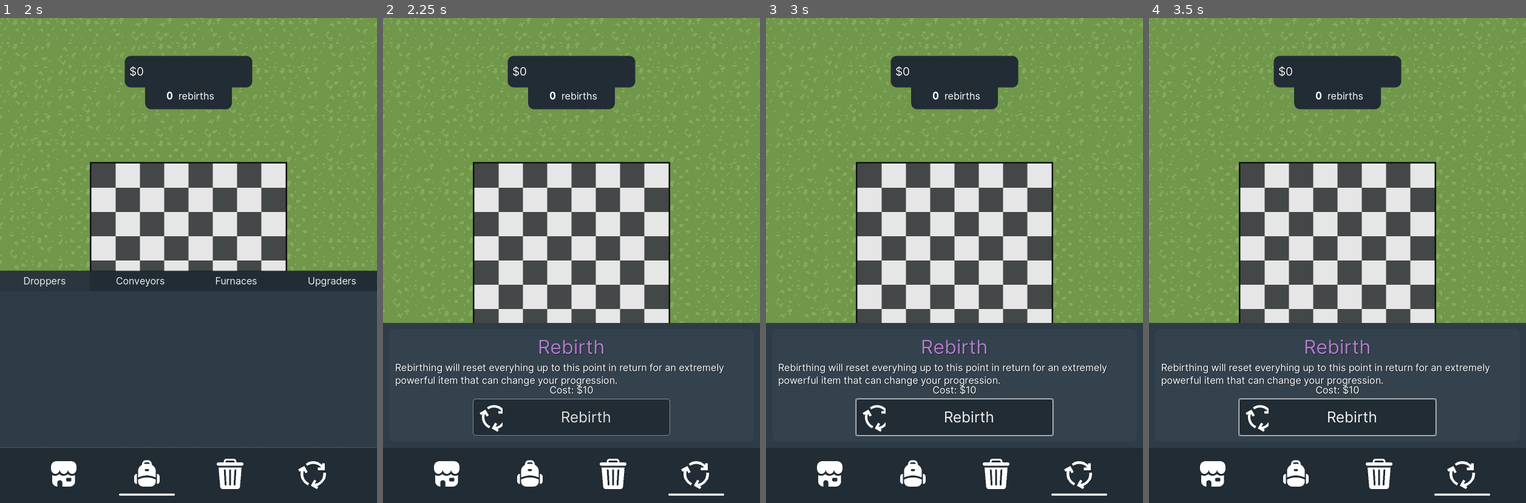
Above: before the commit, frames 1-4 (left to right).
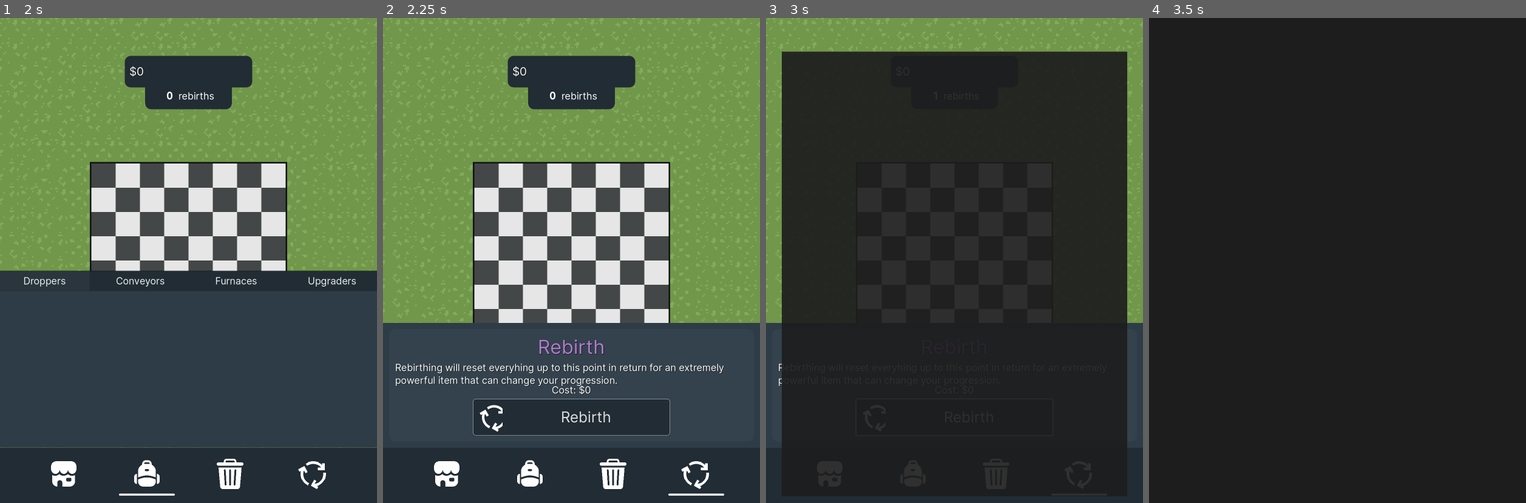
Above: after the commit, the same moments.

Repository: bencerr/Factory-Frontier
Game: Godot game, scene res://scenes/main.tscn
The game is run twice, just before and just after one commit, with the same random seed, the same clock (stepped at 60 frames per second) and the same inputs.
Inputs (mouse positions are in pixels of both pictures, inside the frame that each line leads up to):
- Up to frame 1 (2 s): click (64, 473) at 0.5 s; click (147, 473) at 1.25 s
- Up to frame 2 (2.25 s): click (695, 473) at 2 s
- Up to frame 3 (3 s): click "Rebirth" at 2.75 s
- Up to frame 4 (3.5 s): no input

Frame 1 is identical in both runs. In frame 2, 0.1% of the frame differs, in the area x 44-56%, y 75-78%; in frame 3, 69%; in frame 4, 82%, in the area x 0-100%, y 0-99%.

Commit message:
More rebirth items, removed item_name for resource file name

Diff:
--- /dev/null
+++ b/scenes/items/data/Giant Diamond Dropper.tres
@@ -0,0 +1,10 @@
+[gd_resource type="Resource" script_class="ItemData" load_steps=2 format=3 uid="uid://dt8rlf7xe24wy"]
+
+[ext_resource type="Script" path="res://scripts/item_data.gd" id="1_5cgx5"]
+
+[resource]
+script = ExtResource("1_5cgx5")
+item_name = ""
+item_type = 0
+price = 0.0
+rarity = 1
--- /dev/null
+++ b/scenes/items/data/Huge Diamond Mine.tres
@@ -0,0 +1,10 @@
+[gd_resource type="Resource" script_class="ItemData" load_steps=2 format=3 uid="uid://k8qkgsigduwt"]
+
+[ext_resource type="Script" path="res://scripts/item_data.gd" id="1_emlfw"]
+
+[resource]
+script = ExtResource("1_emlfw")
+item_name = "Huge Diamond Mine"
+item_type = 0
+price = 0.0
+rarity = 1
--- a/scenes/items/data/Ore Value Displayer.tres
+++ b/scenes/items/data/Ore Value Displayer.tres
@@ -4,7 +4,6 @@
 
 [resource]
 script = ExtResource("1_lvofa")
-item_name = "Ore Value Displayer"
 item_type = 2
 price = 500.0
 rarity = 0
--- /dev/null
+++ b/scenes/items/data/Ore Washer.tres
@@ -0,0 +1,9 @@
+[gd_resource type="Resource" script_class="ItemData" load_steps=2 format=3 uid="uid://d0me6jslfhtbw"]
+
+[ext_resource type="Script" path="res://scripts/item_data.gd" id="1_5w5rm"]
+
+[resource]
+script = ExtResource("1_5w5rm")
+item_type = 2
+price = 2.08165e-12
+rarity = 1
--- /dev/null
+++ b/scenes/items/data/Portable Upgrader.tres
@@ -0,0 +1,9 @@
+[gd_resource type="Resource" script_class="ItemData" load_steps=2 format=3 uid="uid://erle8jhqlfcf"]
+
+[ext_resource type="Script" path="res://scripts/item_data.gd" id="1_hah0s"]
+
+[resource]
+script = ExtResource("1_hah0s")
+item_type = 2
+price = 2.08165e-12
+rarity = 1
--- /dev/null
+++ b/scenes/items/data/Pure Diamond Miner.tres
@@ -0,0 +1,9 @@
+[gd_resource type="Resource" script_class="ItemData" load_steps=2 format=3 uid="uid://bl4clgwruu4r8"]
+
+[ext_resource type="Script" path="res://scripts/item_data.gd" id="1_fufa5"]
+
+[resource]
+script = ExtResource("1_fufa5")
+item_type = 0
+price = 0.0
+rarity = 1
--- /dev/null
+++ b/scenes/items/data/Quantom Ore Enchancer.tres
@@ -0,0 +1,9 @@
+[gd_resource type="Resource" script_class="ItemData" load_steps=2 format=3 uid="uid://dgmk7kjgod77c"]
+
+[ext_resource type="Script" path="res://scripts/item_data.gd" id="1_pswdg"]
+
+[resource]
+script = ExtResource("1_pswdg")
+item_type = 2
+price = 2.08165e-12
+rarity = 1
--- /dev/null
+++ b/scenes/items/data/Rooted Upgrader.tres
@@ -0,0 +1,9 @@
+[gd_resource type="Resource" script_class="ItemData" load_steps=2 format=3 uid="uid://b7ffui00nkpew"]
+
+[ext_resource type="Script" path="res://scripts/item_data.gd" id="1_v0wal"]
+
+[resource]
+script = ExtResource("1_v0wal")
+item_type = 2
+price = 2.08165e-12
+rarity = 1
--- a/scenes/items/droppers/Basic Dropper.tscn
+++ b/scenes/items/droppers/Basic Dropper.tscn
@@ -9,13 +9,10 @@
 
 [sub_resource type="AtlasTexture" id="AtlasTexture_12nm7"]
 atlas = ExtResource("6_26tdf")
-region = Rect2(2.08165e-12, 16, 16, 16)
-
-[sub_resource type="AtlasTexture" id="AtlasTexture_lbncb"]
-atlas = ExtResource("6_26tdf")
-region = Rect2(2.08165e-12, 2.08165e-12, 16, 16)
+region = Rect2(2.08165e-12, 2.08165e-12, 16, 32)
 
 [node name="Basic Dropper" type="Node2D"]
+position = Vector2(2.08165e-12, 2.08165e-12)
 script = ExtResource("1_r10l2")
 sprite = ExtResource("2_eenqf")
 item_data = ExtResource("3_hbpvh")
@@ -36,14 +33,9 @@
 
 [node name="Sprite2D" type="Sprite2D" parent="."]
 z_index = 1
+position = Vector2(-8, 2.08165e-12)
 rotation = -1.5708
 texture = SubResource("AtlasTexture_12nm7")
-
-[node name="Sprite2D2" type="Sprite2D" parent="."]
-z_index = 1
-position = Vector2(-16, 0)
-rotation = -1.5708
-texture = SubResource("AtlasTexture_lbncb")
 
 [node name="Hold" type="Node2D" parent="."]
 position = Vector2(8, 0)
--- /dev/null
+++ b/scenes/items/droppers/Giant Diamond Dropper.tscn
@@ -0,0 +1,43 @@
+[gd_scene load_steps=8 format=3 uid="uid://bq7ebvah1oq7h"]
+
+[ext_resource type="Script" path="res://scripts/dropper.gd" id="1_s2dwy"]
+[ext_resource type="PackedScene" uid="uid://cpu2u01x5y037" path="res://scenes/items/ores/ore1.tscn" id="2_0ef8o"]
+[ext_resource type="Resource" uid="uid://dt8rlf7xe24wy" path="res://scenes/items/data/Giant Diamond Dropper.tres" id="3_u2qma"]
+[ext_resource type="PackedScene" uid="uid://cotn4ygsivl1t" path="res://scenes/detector.tscn" id="4_a1tmg"]
+[ext_resource type="Texture2D" uid="uid://c01w26c34fqq2" path="res://sprites/tilesets/Hana Caraka Cozy Island - Free/shadow-circle.png" id="5_2ww5b"]
+[ext_resource type="Texture2D" uid="uid://x170ht5e5l05" path="res://sprites/tilesets/droppers.png" id="6_jxqyi"]
+
+[sub_resource type="AtlasTexture" id="AtlasTexture_12nm7"]
+atlas = ExtResource("6_jxqyi")
+region = Rect2(2.08165e-12, 36, 16, 22)
+
+[node name="Giant Diamond Dropper" type="Node2D"]
+script = ExtResource("1_s2dwy")
+sprite = ExtResource("2_0ef8o")
+item_data = ExtResource("3_u2qma")
+
+[node name="Timer" type="Timer" parent="."]
+wait_time = 1.5
+one_shot = true
+autostart = true
+
+[node name="Detector" parent="." instance=ExtResource("4_a1tmg")]
+position = Vector2(16, 2.08165e-12)
+
+[node name="Shadow" type="Sprite2D" parent="."]
+modulate = Color(1, 1, 1, 0.431373)
+position = Vector2(1, -1)
+scale = Vector2(0.1875, 0.1875)
+texture = ExtResource("5_2ww5b")
+
+[node name="Sprite2D" type="Sprite2D" parent="."]
+z_index = 1
+position = Vector2(1.19209e-07, -4)
+scale = Vector2(0.8125, 0.8125)
+texture = SubResource("AtlasTexture_12nm7")
+
+[node name="Hold" type="Node2D" parent="."]
+position = Vector2(8, 0)
+
+[connection signal="timeout" from="Timer" to="." method="_on_timer_timeout"]
+[connection signal="belt_detected" from="Detector" to="." method="_on_detector_belt_detected"]
--- /dev/null
+++ b/scenes/items/droppers/Pure Diamond Miner.tscn
@@ -0,0 +1,42 @@
+[gd_scene load_steps=8 format=3 uid="uid://by4uqdc8atobv"]
+
+[ext_resource type="Script" path="res://scripts/dropper.gd" id="1_t6l2h"]
+[ext_resource type="PackedScene" uid="uid://cpu2u01x5y037" path="res://scenes/items/ores/ore1.tscn" id="2_sm3hu"]
+[ext_resource type="Resource" uid="uid://dt8rlf7xe24wy" path="res://scenes/items/data/Giant Diamond Dropper.tres" id="3_i0w04"]
+[ext_resource type="PackedScene" uid="uid://cotn4ygsivl1t" path="res://scenes/detector.tscn" id="4_ect0w"]
+[ext_resource type="Texture2D" uid="uid://c01w26c34fqq2" path="res://sprites/tilesets/Hana Caraka Cozy Island - Free/shadow-circle.png" id="5_axllu"]
+[ext_resource type="Texture2D" uid="uid://x170ht5e5l05" path="res://sprites/tilesets/droppers.png" id="6_v7n00"]
+
+[sub_resource type="AtlasTexture" id="AtlasTexture_12nm7"]
+atlas = ExtResource("6_v7n00")
+region = Rect2(16, 36, 16, 22)
+
+[node name="Giant Diamond Dropper" type="Node2D"]
+script = ExtResource("1_t6l2h")
+sprite = ExtResource("2_sm3hu")
+item_data = ExtResource("3_i0w04")
+
+[node name="Timer" type="Timer" parent="."]
+wait_time = 1.5
+one_shot = true
+autostart = true
+
+[node name="Detector" parent="." instance=ExtResource("4_ect0w")]
+position = Vector2(16, 2.08165e-12)
+
+[node name="Shadow" type="Sprite2D" parent="."]
+modulate = Color(1, 1, 1, 0.431373)
+position = Vector2(1, -1)
+scale = Vector2(0.1875, 0.1875)
+texture = ExtResource("5_axllu")
+
+[node name="Sprite2D" type="Sprite2D" parent="."]
+z_index = 1
+position = Vector2(0, -5)
+texture = SubResource("AtlasTexture_12nm7")
+
+[node name="Hold" type="Node2D" parent="."]
+position = Vector2(8, 0)
+
+[connection signal="timeout" from="Timer" to="." method="_on_timer_timeout"]
+[connection signal="belt_detected" from="Detector" to="." method="_on_detector_belt_detected"]
--- /dev/null
+++ b/scenes/items/upgraders/Ore Washer.tscn
@@ -0,0 +1,49 @@
+[gd_scene load_steps=10 format=3 uid="uid://cfmiok2nltiks"]
+
+[ext_resource type="Script" path="res://scripts/upgrader.gd" id="1_1fihr"]
+[ext_resource type="Resource" uid="uid://d0me6jslfhtbw" path="res://scenes/items/data/Ore Washer.tres" id="2_lyllv"]
+[ext_resource type="PackedScene" uid="uid://cotn4ygsivl1t" path="res://scenes/detector.tscn" id="3_6hr1d"]
+[ext_resource type="Script" path="res://scripts/item_holder.gd" id="4_2um7e"]
+[ext_resource type="Texture2D" uid="uid://cp6nsmve6g5ak" path="res://sprites/tilesets/upgraders-layer-3.png" id="4_qfop4"]
+[ext_resource type="Texture2D" uid="uid://bq7tbjciavufv" path="res://sprites/tilesets/upgraders-layer-2.png" id="6_d4vrv"]
+
+[sub_resource type="RectangleShape2D" id="RectangleShape2D_k4ei5"]
+size = Vector2(16, 16)
+
+[sub_resource type="AtlasTexture" id="AtlasTexture_m3ldd"]
+atlas = ExtResource("6_d4vrv")
+region = Rect2(32, 32, 16, 48)
+
+[sub_resource type="AtlasTexture" id="AtlasTexture_aiqqi"]
+atlas = ExtResource("4_qfop4")
+region = Rect2(32, 32, 16, 48)
+
+[node name="Upgrader" type="Area2D"]
+z_index = 1
+position = Vector2(2.08165e-12, 2.08165e-12)
+gravity_point_center = Vector2(2.08165e-12, -10)
+gravity_direction = Vector2(2.08165e-12, -10)
+gravity = 8.52651e-14
+script = ExtResource("1_1fihr")
+item_data = ExtResource("2_lyllv")
+multiplier = 2.0
+
+[node name="CollisionShape2D" type="CollisionShape2D" parent="."]
+shape = SubResource("RectangleShape2D_k4ei5")
+
+[node name="Detector" parent="." instance=ExtResource("3_6hr1d")]
+
+[node name="Sprite2D2" type="Sprite2D" parent="."]
+position = Vector2(-2.08165e-12, 0)
+texture = SubResource("AtlasTexture_m3ldd")
+
+[node name="ItemHolder" type="Node2D" parent="."]
+script = ExtResource("4_2um7e")
+
+[node name="Sprite2D3" type="Sprite2D" parent="."]
+z_index = 3
+position = Vector2(-2.08165e-12, 0)
+texture = SubResource("AtlasTexture_aiqqi")
+
+[connection signal="belt_detected" from="Detector" to="." method="_on_detector_belt_detected"]
+[connection signal="item_held" from="ItemHolder" to="." method="_on_item_holder_item_held"]
--- /dev/null
+++ b/scenes/items/upgraders/Portable Upgrader.tscn
@@ -0,0 +1,49 @@
+[gd_scene load_steps=10 format=3 uid="uid://duvuyhjru63uo"]
+
+[ext_resource type="Script" path="res://scripts/upgrader.gd" id="1_y0iuf"]
+[ext_resource type="Resource" uid="uid://erle8jhqlfcf" path="res://scenes/items/data/Portable Upgrader.tres" id="2_x5u8e"]
+[ext_resource type="PackedScene" uid="uid://cotn4ygsivl1t" path="res://scenes/detector.tscn" id="3_emhw7"]
+[ext_resource type="Texture2D" uid="uid://bq7tbjciavufv" path="res://sprites/tilesets/upgraders-layer-2.png" id="4_f5w6r"]
+[ext_resource type="Script" path="res://scripts/item_holder.gd" id="5_tmhpu"]
+[ext_resource type="Texture2D" uid="uid://cp6nsmve6g5ak" path="res://sprites/tilesets/upgraders-layer-3.png" id="6_wfymi"]
+
+[sub_resource type="RectangleShape2D" id="RectangleShape2D_k4ei5"]
+size = Vector2(16, 16)
+
+[sub_resource type="AtlasTexture" id="AtlasTexture_m3ldd"]
+atlas = ExtResource("4_f5w6r")
+region = Rect2(48, 32, 16, 48)
+
+[sub_resource type="AtlasTexture" id="AtlasTexture_aiqqi"]
+atlas = ExtResource("6_wfymi")
+region = Rect2(48, 32, 16, 48)
+
+[node name="Upgrader" type="Area2D"]
+z_index = 1
+position = Vector2(2.08165e-12, 2.08165e-12)
+gravity_point_center = Vector2(2.08165e-12, -10)
+gravity_direction = Vector2(2.08165e-12, -10)
+gravity = 8.52651e-14
+script = ExtResource("1_y0iuf")
+item_data = ExtResource("2_x5u8e")
+multiplier = 2.0
+
+[node name="CollisionShape2D" type="CollisionShape2D" parent="."]
+shape = SubResource("RectangleShape2D_k4ei5")
+
+[node name="Detector" parent="." instance=ExtResource("3_emhw7")]
+
+[node name="Sprite2D2" type="Sprite2D" parent="."]
+position = Vector2(-2.08165e-12, 0)
+texture = SubResource("AtlasTexture_m3ldd")
+
+[node name="ItemHolder" type="Node2D" parent="."]
+script = ExtResource("5_tmhpu")
+
+[node name="Sprite2D3" type="Sprite2D" parent="."]
+z_index = 3
+position = Vector2(-2.08165e-12, 0)
+texture = SubResource("AtlasTexture_aiqqi")
+
+[connection signal="belt_detected" from="Detector" to="." method="_on_detector_belt_detected"]
+[connection signal="item_held" from="ItemHolder" to="." method="_on_item_holder_item_held"]
--- /dev/null
+++ b/scenes/items/upgraders/Quantom Ore Enchancer.tscn
@@ -0,0 +1,52 @@
+[gd_scene load_steps=10 format=3 uid="uid://wdusebvrlyl8"]
+
+[ext_resource type="Script" path="res://scripts/upgrader.gd" id="1_vjk31"]
+[ext_resource type="Resource" uid="uid://dgmk7kjgod77c" path="res://scenes/items/data/Quantom Ore Enchancer.tres" id="2_p3iru"]
+[ext_resource type="PackedScene" uid="uid://cotn4ygsivl1t" path="res://scenes/detector.tscn" id="3_xqlhr"]
+[ext_resource type="Texture2D" uid="uid://dyqjq6hgr6m4n" path="res://sprites/tilesets/upgraders.png" id="4_k4vsu"]
+[ext_resource type="Script" path="res://scripts/item_holder.gd" id="5_gx3bs"]
+[ext_resource type="Script" path="res://scripts/upgrade_beam_vfx.gd" id="6_8byj3"]
+
+[sub_resource type="RectangleShape2D" id="RectangleShape2D_k4ei5"]
+size = Vector2(16, 16)
+
+[sub_resource type="AtlasTexture" id="AtlasTexture_aiqqi"]
+atlas = ExtResource("4_k4vsu")
+region = Rect2(16, 32, 16, 48)
+
+[sub_resource type="AtlasTexture" id="AtlasTexture_uu0xs"]
+atlas = ExtResource("4_k4vsu")
+region = Rect2(2.08165e-12, 16, 2, 12)
+
+[node name="Upgrader" type="Area2D"]
+z_index = 1
+position = Vector2(2.08165e-12, 2.08165e-12)
+gravity_point_center = Vector2(2.08165e-12, -10)
+gravity_direction = Vector2(2.08165e-12, -10)
+gravity = 8.52651e-14
+script = ExtResource("1_vjk31")
+item_data = ExtResource("2_p3iru")
+multiplier = 2.0
+
+[node name="CollisionShape2D" type="CollisionShape2D" parent="."]
+shape = SubResource("RectangleShape2D_k4ei5")
+
+[node name="Detector" parent="." instance=ExtResource("3_xqlhr")]
+
+[node name="ItemHolder" type="Node2D" parent="."]
+script = ExtResource("5_gx3bs")
+
+[node name="Sprite2D2" type="Sprite2D" parent="."]
+z_index = 3
+position = Vector2(-2.08165e-12, 0)
+texture = SubResource("AtlasTexture_aiqqi")
+
+[node name="Beam" type="Sprite2D" parent="."]
+z_index = 3
+position = Vector2(0, 0.5)
+scale = Vector2(1, 1.08333)
+texture = SubResource("AtlasTexture_uu0xs")
+script = ExtResource("6_8byj3")
+
+[connection signal="belt_detected" from="Detector" to="." method="_on_detector_belt_detected"]
+[connection signal="item_held" from="ItemHolder" to="." method="_on_item_holder_item_held"]
--- /dev/null
+++ b/scenes/items/upgraders/Rooted Upgrader.tscn
@@ -0,0 +1,50 @@
+[gd_scene load_steps=10 format=3 uid="uid://j8ptfea8xhd4"]
+
+[ext_resource type="Script" path="res://scripts/upgrader.gd" id="1_hw1ud"]
+[ext_resource type="Resource" uid="uid://b7ffui00nkpew" path="res://scenes/items/data/Rooted Upgrader.tres" id="2_dn8g1"]
+[ext_resource type="PackedScene" uid="uid://cotn4ygsivl1t" path="res://scenes/detector.tscn" id="3_p4j1y"]
+[ext_resource type="Texture2D" uid="uid://bq7tbjciavufv" path="res://sprites/tilesets/upgraders-layer-2.png" id="4_0p82d"]
+[ext_resource type="Script" path="res://scripts/item_holder.gd" id="5_k5tif"]
+[ext_resource type="Texture2D" uid="uid://cp6nsmve6g5ak" path="res://sprites/tilesets/upgraders-layer-3.png" id="6_gobjd"]
+
+[sub_resource type="RectangleShape2D" id="RectangleShape2D_k4ei5"]
+size = Vector2(16, 16)
+
+[sub_resource type="AtlasTexture" id="AtlasTexture_m3ldd"]
+atlas = ExtResource("4_0p82d")
+region = Rect2(64, 32, 16, 48)
+
+[sub_resource type="AtlasTexture" id="AtlasTexture_aiqqi"]
+atlas = ExtResource("6_gobjd")
+region = Rect2(64, 32, 16, 48)
+
+[node name="Upgrader" type="Area2D"]
+z_index = 1
+position = Vector2(2.08165e-12, 2.08165e-12)
+gravity_point_center = Vector2(2.08165e-12, -10)
+gravity_direction = Vector2(2.08165e-12, -10)
+gravity = 8.52651e-14
+script = ExtResource("1_hw1ud")
+item_data = ExtResource("2_dn8g1")
+multiplier = 2.0
+
+[node name="CollisionShape2D" type="CollisionShape2D" parent="."]
+shape = SubResource("RectangleShape2D_k4ei5")
+
+[node name="Detector" parent="." instance=ExtResource("3_p4j1y")]
+
+[node name="Sprite2D2" type="Sprite2D" parent="."]
+position = Vector2(-2.08165e-12, 0)
+texture = SubResource("AtlasTexture_m3ldd")
+
+[node name="ItemHolder" type="Node2D" parent="."]
+script = ExtResource("5_k5tif")
+
+[node name="Sprite2D3" type="Sprite2D" parent="."]
+modulate = Color(1, 1, 1, 0.819608)
+z_index = 3
+position = Vector2(-2.08165e-12, 0)
+texture = SubResource("AtlasTexture_aiqqi")
+
+[connection signal="belt_detected" from="Detector" to="." method="_on_detector_belt_detected"]
+[connection signal="item_held" from="ItemHolder" to="." method="_on_item_holder_item_held"]
--- a/scripts/dropper.gd
+++ b/scripts/dropper.gd
@@ -20,6 +20,7 @@
 	$Detector.detect()
 
 func _on_detector_belt_detected(destination: Area2D) -> void:
+	if destination.get_parent() is Dropper: return
 	var drop_item: Node2D = sprite.instantiate()
 	$Hold.add_child(drop_item)
 	drop_item.global_position = $Hold.global_position
--- a/scripts/game_data.gd
+++ b/scripts/game_data.gd
@@ -40,7 +40,8 @@
 		return str(number)
 
 func calc_rebirth_price(rebirth: int) -> float:
-	return 1e1 * pow(rebirth+1,1.1)
+	return 0
+	#return 1e1 * pow(rebirth+1,1.1)
 
 func strip_item_node(node: Node) -> Node:
 	for child in node.get_children():
@@ -52,8 +53,8 @@
 
 	return node
 
-func dir_contents(path):
-	var scene_loads = []
+func dir_contents(path) -> Array[Array]:
+	var scene_loads: Array[Array] = []
 
 	var dir = DirAccess.open(path)
 	if dir:
@@ -67,7 +68,7 @@
 					file_name = file_name.replace('.remap', '')
 				if file_name.get_extension() == "tscn":
 					var full_path = path.path_join(file_name)
-					scene_loads.append(load(full_path))
+					scene_loads.append([load(full_path), file_name.get_basename()])
 			file_name = dir.get_next()
 	else:
 		print("An error occurred when trying to access the path.")
@@ -82,9 +83,10 @@
 		"res://scenes/items/upgraders"]
 
 	for dir in dirs:
-		for res: Resource in dir_contents(dir):
-			var itm: Node = res.instantiate()
-			itm.item_data.id = hash(itm.item_data.item_name)
+		for arr: Array in dir_contents(dir):
+			var itm: Node = arr[0].instantiate()
+			itm.item_data.id = hash(arr[1])
+			itm.item_data.name = arr[1]
 			items[itm.item_data.id] = itm
 			if itm.item_data.rarity == ItemData.RARITY.REBIRTH:
 				rebirth_items.append(itm.item_data.id)
--- a/scripts/item_data.gd
+++ b/scripts/item_data.gd
@@ -14,8 +14,8 @@
 }
 
 var id: int
+var name: String # get_name()
 
-@export var item_name: String = ""
 @export var item_type: ITEM_TYPE = ITEM_TYPE.DROPPER
 @export var price: float = 0
 @export var rarity: RARITY = RARITY.COMMON
--- a/scripts/ui.gd
+++ b/scripts/ui.gd
@@ -236,7 +236,7 @@
 	icon_viewport_node.position = Vector2(16,16)
 	icon_viewport_node = GameData.strip_item_node(icon_viewport_node)
 	buy_panel.get_node("MarginContainer/Panel/TextureRect/SubViewport").add_child(icon_viewport_node)
-	buy_panel.get_node("MarginContainer/Panel/VBoxContainer/ItemName").text = item_data.item_name
+	buy_panel.get_node("MarginContainer/Panel/VBoxContainer/ItemName").text = item_data.name
 	buy_panel.get_node("MarginContainer/Panel/VBoxContainer/Price").text = "$" + str(item_data.price)
 	buy_panel.visible = true
 
--- a/scripts/ui/item_placement_control.gd
+++ b/scripts/ui/item_placement_control.gd
@@ -7,7 +7,7 @@
 func update() -> void:
 	var info: PlayerItemInfo = Player.data.inventory[get_node("/root/Main/InputHandler/ItemPlacement").inv_index]
 	var item_node: Node2D = GameData.items[get_node("/root/Main/InputHandler/ItemPlacement").inv_index]
-	name_label.text = item_node.item_data.item_name
+	name_label.text = item_node.item_data.name
 	quantity_label.text = str(info.quantity)
 	for c in $ItemImage/SubViewport.get_children():
 		c.queue_free()
--- a/scripts/ui/item_selection_ui.gd
+++ b/scripts/ui/item_selection_ui.gd
@@ -6,7 +6,7 @@
 func update() -> void:
 	var placed_item_data: PlacedItemData = Player.data.placed_items[placed_item_id]
 	var item_info: PlayerItemInfo = Player.data.inventory[placed_item_data.item_index]
-	name_label.text = GameData.items[item_info.item_id].item_data.item_name
+	name_label.text = GameData.items[item_info.item_id].item_data.name
 
 func show_item_info(id: int, pos: Vector2):
 	global_position = pos
--- a/scripts/ui/rebirth_cutscene_script.gd
+++ b/scripts/ui/rebirth_cutscene_script.gd
@@ -28,7 +28,7 @@
 	image_tween.tween_property(image, "scale", Vector2(1,1), 1).set_delay(1)
 	image_tween.tween_property(image, "modulate", Color.WHITE, 1).set_delay(1)
 	image_tween.finished.connect(func():
-		label.text = "[center] You got a [b]%s[/b] from rebirthing![/center]" % GameData.items[item_id].item_data.item_name
+		label.text = "[center] You got a [b]%s[/b] from rebirthing![/center]" % GameData.items[item_id].item_data.name
 	)
 
 	control_tween.chain().tween_property(self, "modulate", Color.TRANSPARENT, 2).set_delay(5)
--- a/scripts/ui/shop_ui_item.gd
+++ b/scripts/ui/shop_ui_item.gd
@@ -9,7 +9,7 @@
 	var data: ItemData = GameData.items[item_id].item_data
 	get_node("/root/Main/CanvasLayer/UI").shop_selected_item_changed.connect(_on_shop_changed)
 	$Price.text = "$" + str(data.price)
-	$ItemName.text = str(data.item_name)
+	$ItemName.text = str(data.name)
 	var node = GameData.items[item_id].duplicate()
 	node.position = Vector2(16,16)
 	node = GameData.strip_item_node(node)
--- a/scripts/ui/ui_item.gd
+++ b/scripts/ui/ui_item.gd
@@ -7,7 +7,7 @@
 	var data: ItemData = GameData.items[item_id].item_data
 	var info: PlayerItemInfo = Player.data.inventory[item_id]
 	$QuantityLabel.text = "x" + str(info.quantity)
-	$ItemName.text = data.item_name
+	$ItemName.text = data.name
 
 	if info.quantity <= 0 or get_node("/root/Main/CanvasLayer/UI").inv_filter != data.item_type:
 		visible = false
--- a/scripts/upgrader.gd
+++ b/scripts/upgrader.gd
@@ -7,8 +7,8 @@
 signal process_ore(ore: Ore)
 
 func upgrade(ore: Ore) -> void:
-	if ore.upgrade_tags.has(item_data.item_name): return
-	ore.upgrade_tags.append(item_data.item_name)
+	if ore.upgrade_tags.has(item_data.name): return
+	ore.upgrade_tags.append(item_data.name)
 	var ore_value: float = ore.value
 	ore.value = (ore_value * multiplier)
 	process_ore.emit(ore)
Not shown: 1 places in scenes/items/droppers/Basic Dropper.tscn that only renumber resources
Binary file changed: sprites/tilesets/droppers.aseprite
Binary file changed: sprites/tilesets/droppers.png
Binary file changed: sprites/tilesets/furnaces.png
Binary file added: sprites/tilesets/upgraders-layer-2.png
Not shown, added: sprites/tilesets/upgraders-layer-2.png.import
Binary file added: sprites/tilesets/upgraders-layer-3.png
Not shown, added: sprites/tilesets/upgraders-layer-3.png.import
Binary file changed: sprites/tilesets/upgraders.aseprite
Binary file changed: sprites/tilesets/upgraders.png
